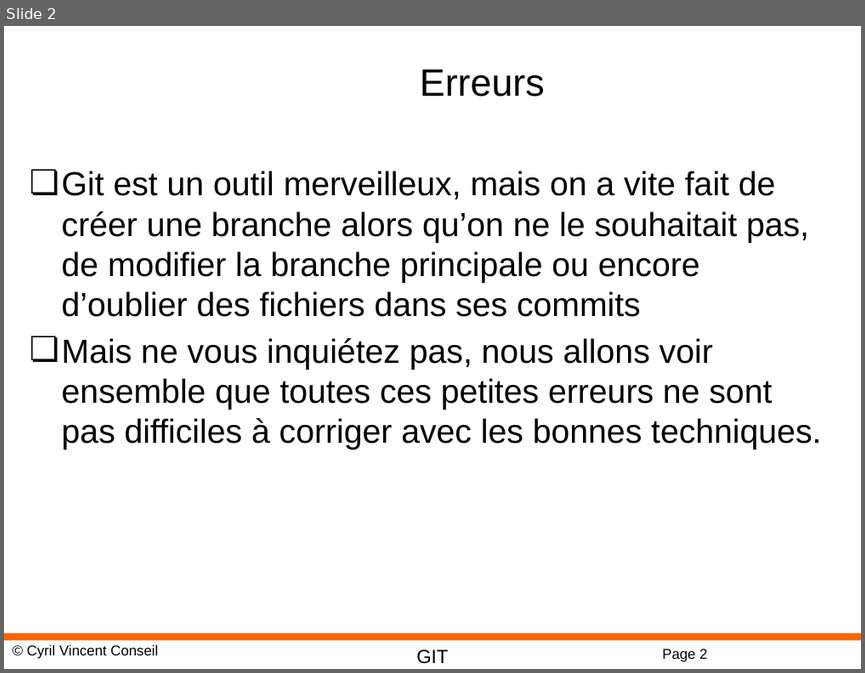
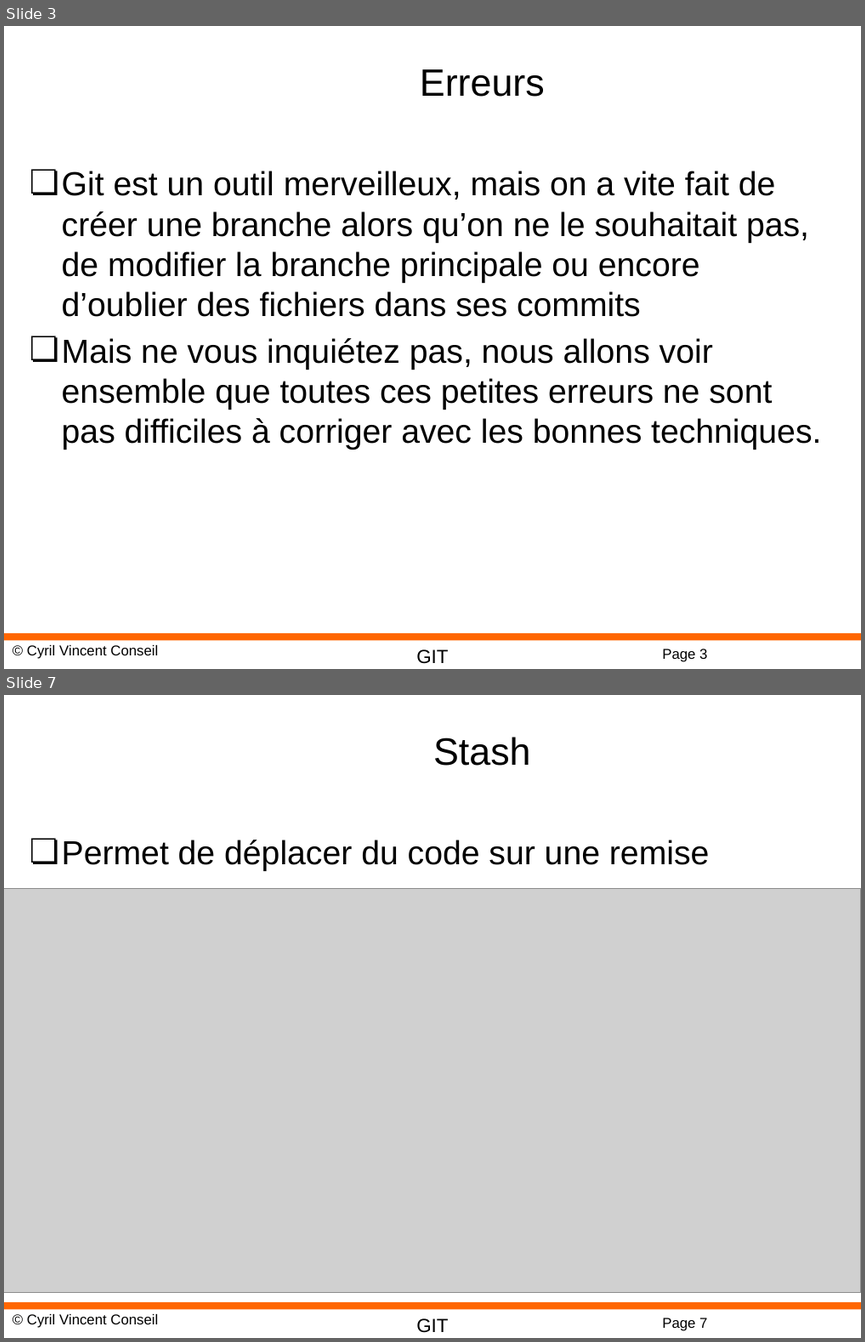
Before and after one commit to cyrilvincent/git, a slide deck: ppt/GIT05-Conflicts.pptx. Shown one above the other, each under a label of ours: slide 2 before the commit, slides 3 and 7 after it; the slides between them are not shown. The pictures are 865x673 and 865x1342 pixels, drawn with LibreOffice and Linux fonts; fonts in the diff are those of the drawing; grey boxes stand for pictures; background and template pictures are left out. Boxes give left, top, right and bottom in pixels: in the first picture for what was removed or moved away, otherwise in the second. Text is boxed around its words. In the diff, an @@ line names an element or a change of style, - is before the commit and + after.

```diff
--- a/ppt/GIT05-Conflicts.pptx
+++ b/ppt/GIT05-Conflicts.pptx
@@ slide 7 added at [4, 695, 861, 1338], background #FFFFFF; not listed: 4 template elements that a slide beside it also shows @@
@@ title added at [433, 737, 530, 766], 32 pt, text #000000 @@
+Stash
@@ text added at [62, 839, 709, 871], 28 pt, text #000000 @@
+❏ Permet de déplacer du code sur une remise
@@ picture added at [4, 888, 861, 1293] @@
@@ what was slide 2 is now slide 3 @@
@@ page number at [662, 648, 707, 662]: text changed @@
-Page 2
+Page 3
```
Also in this commit, not shown: 9 other slides added, 3 other files.
